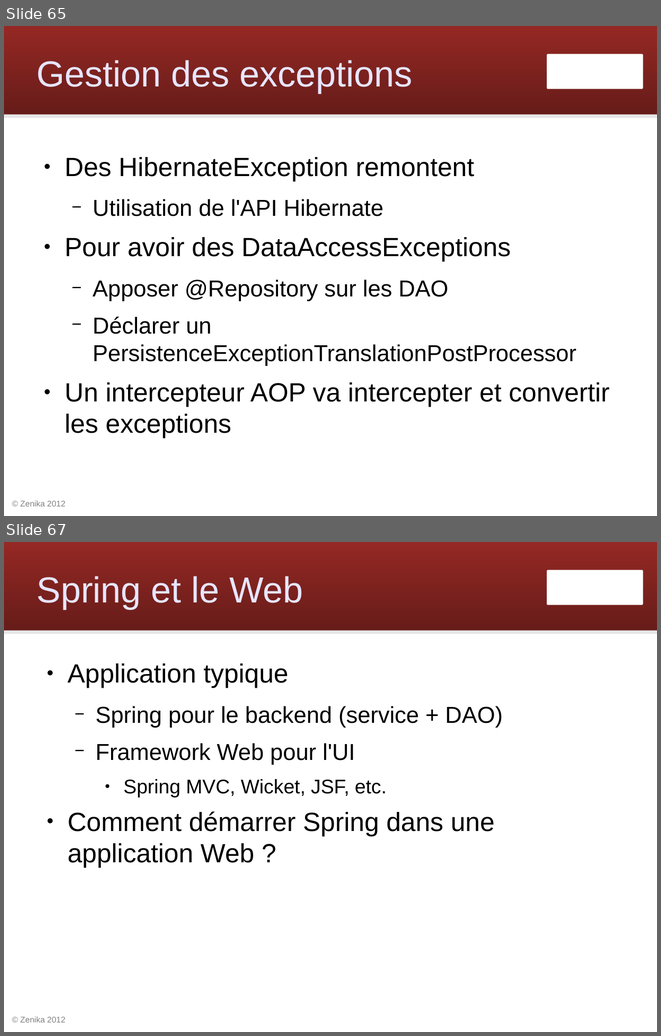
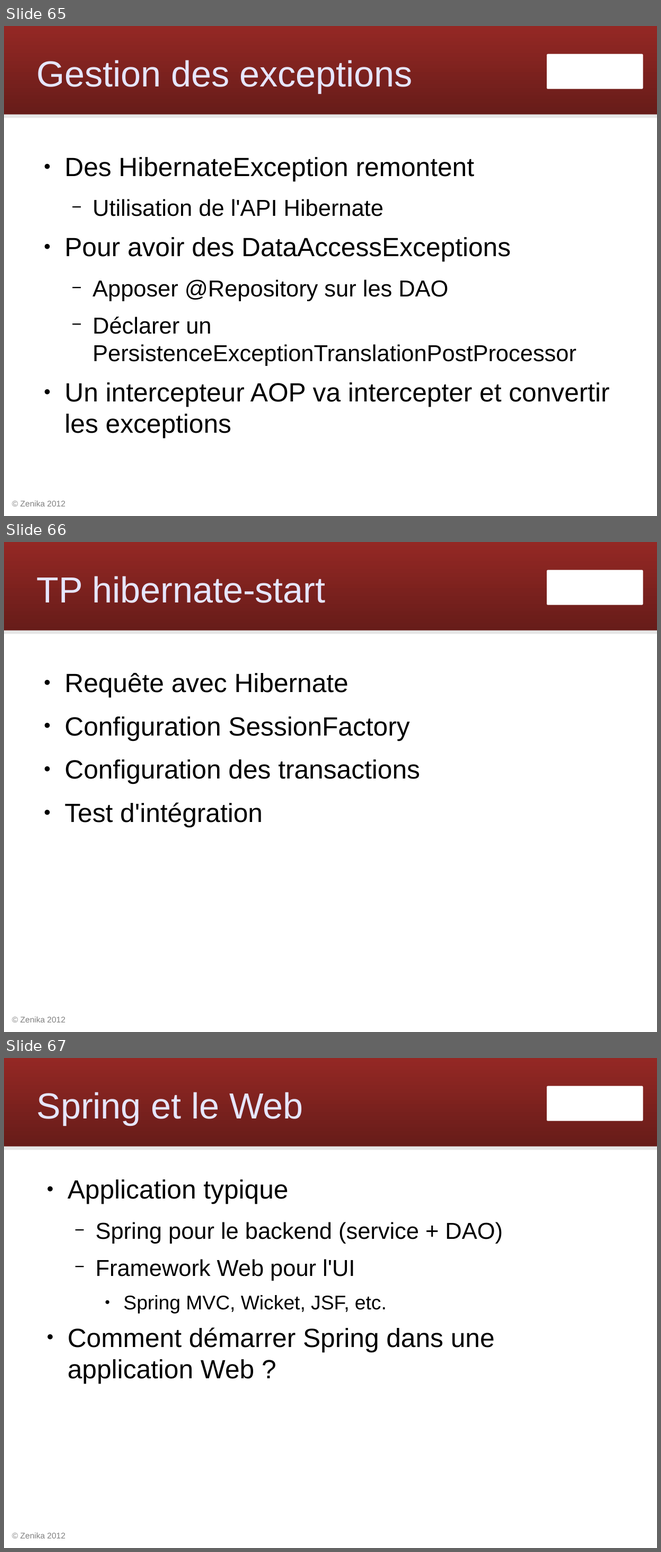
Before and after one commit to Zenika/workshop-spring-core, a slide deck: spring-workshop.odp. Shown one above the other, each under a label of ours: slides 65 and 67 before the commit, slides 65, 66 and 67 after it; the slides between them are not shown. The pictures are 661x1036 and 661x1552 pixels, drawn with LibreOffice and Linux fonts; fonts in the diff are those of the drawing; background and template pictures are left out. Boxes give left, top, right and bottom in pixels: in the first picture for what was removed or moved away, otherwise in the second. Text is boxed around its words. In the diff, an @@ line names an element or a change of style, - is before the commit and + after.

```diff
--- a/spring-workshop.odp
+++ b/spring-workshop.odp
@@ slide 66 added at (4,542,657,1032), background #FFFFFF; not listed: 4 template elements that a slide beside it also shows @@
@@ title added at (37,576,325,603), 44 pt, text #E6E6FF @@
+TP hibernate-start
@@ text added at (64,672,420,827), 32 pt, text #000000 @@
+● Requête avec Hibernate
+● Configuration SessionFactory
+● Configuration des transactions
+● Test d'intégration
```
Also in this commit, not shown: 4 slides removed.
